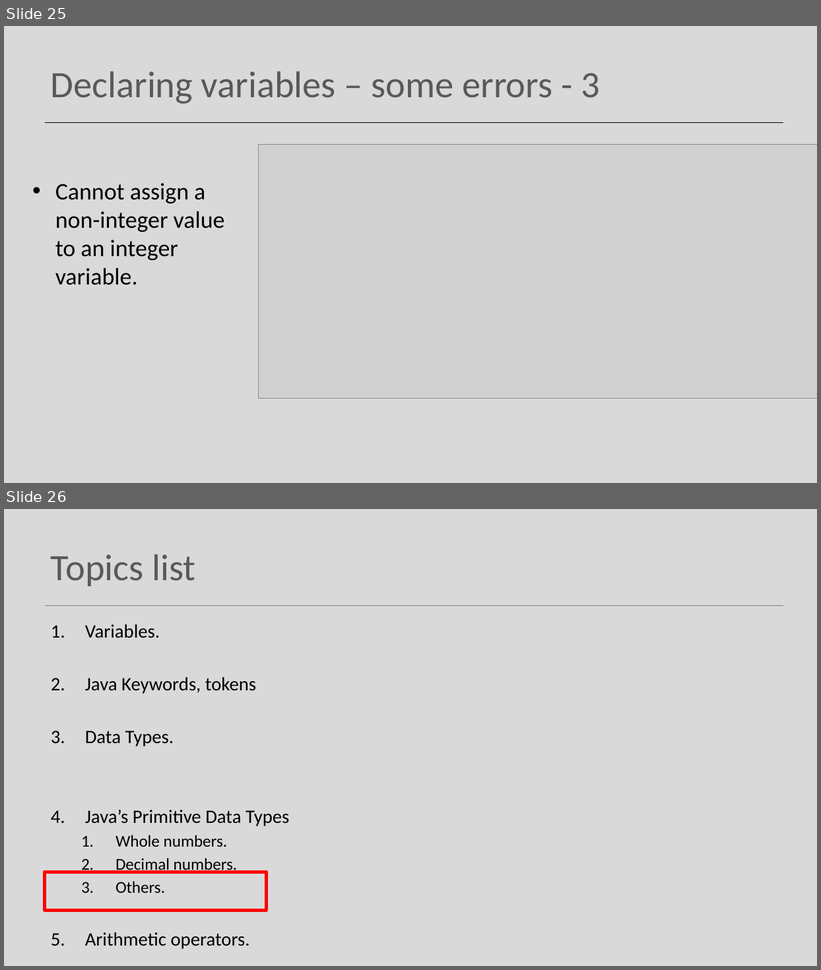
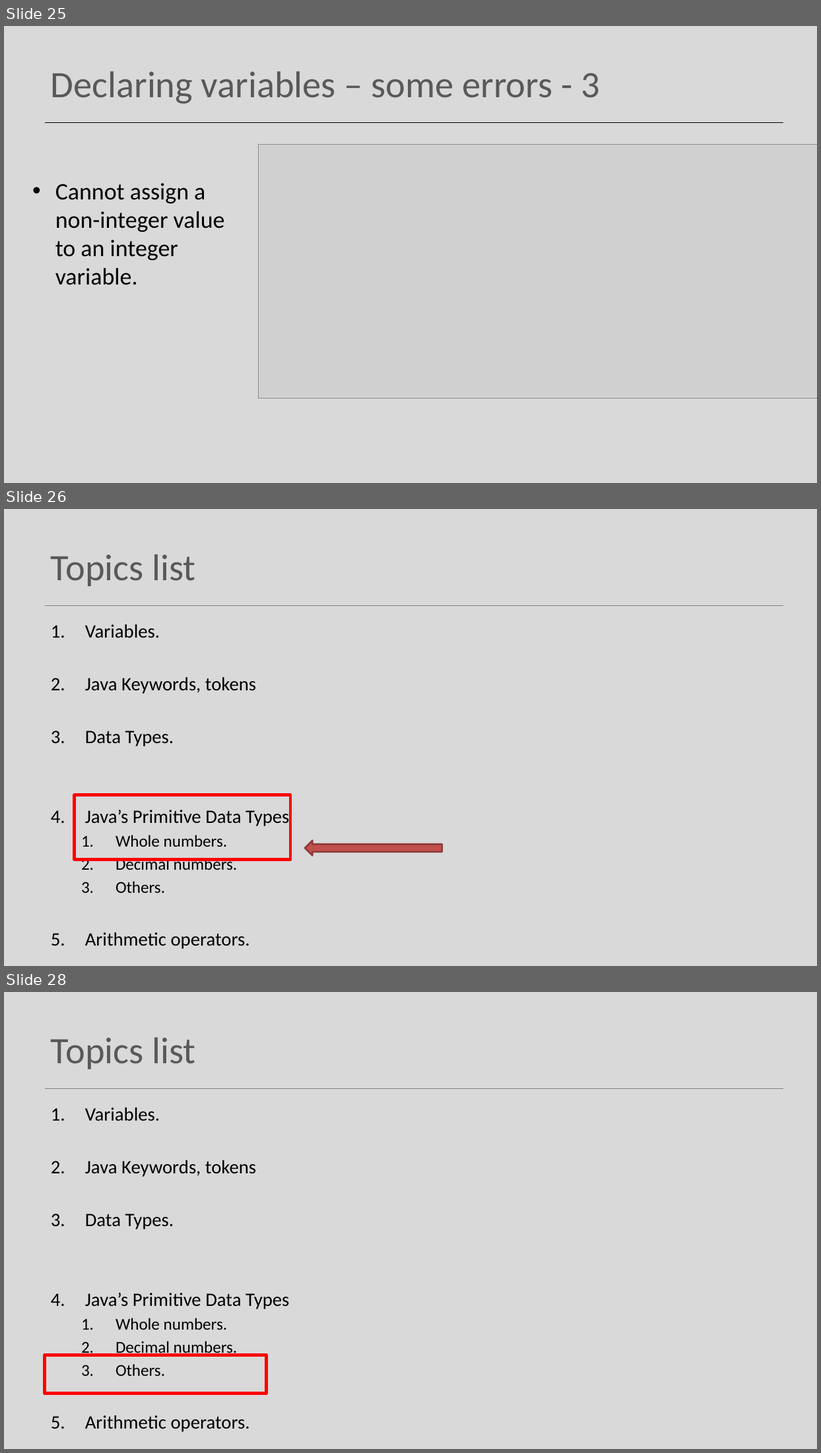
Before and after one commit to Programming-Fundamentals-SETU/prog-fund-1-sept-25, a slide deck: topic03-dataTypes-variables-and-expressions/unit-1/talk-1/a-data-types.pptx. Shown one above the other, each under a label of ours: slides 25 and 26 before the commit, slides 25, 26 and 28 after it; the slides between them are not shown. The pictures are 821x970 and 821x1453 pixels, drawn with LibreOffice and Linux fonts; fonts in the diff are those of the drawing; grey boxes stand for pictures. Boxes give left, top, right and bottom in pixels: in the first picture for what was removed or moved away, otherwise in the second. Text is boxed around its words. In the diff, an @@ line names an element or a change of style, - is before the commit and + after.

```diff
--- a/topic03-dataTypes-variables-and-expressions/unit-1/talk-1/a-data-types.pptx
+++ b/topic03-dataTypes-variables-and-expressions/unit-1/talk-1/a-data-types.pptx
@@ slide 26 added at bbox=[4, 509, 817, 966], background #D9D9D9; not listed: 1 template element that a slide beside it also shows @@
@@ title added at bbox=[51, 555, 195, 586], 44 pt, text #595959 @@
+Topics list
@@ text added at bbox=[85, 625, 289, 949], 22.4 pt, text #000000 @@
+1. Variables.
+2. Java Keywords, tokens
+3. Data Types.
+4. Java’s Primitive Data Types
+  1. Whole numbers.
+  2. Decimal numbers.
+  3. Others.
+5. Arithmetic operators.
@@ rectangle added at bbox=[74, 795, 290, 859], outline #FF0000 3.75 pt @@
@@ left arrow added at bbox=[305, 841, 442, 856], fill #C0504D, outline #8E3B39 2 pt @@
@@ what was slide 26 is now slide 28 @@
```
Also in this commit, not shown: 1 slide changed, 1 other slide added, 13 other files.
